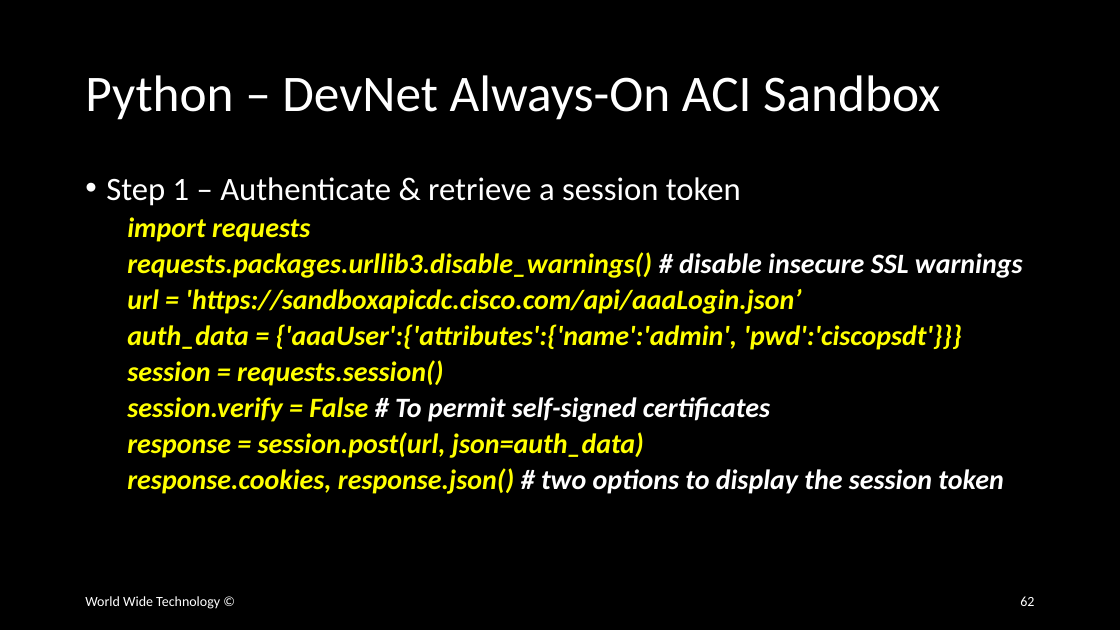
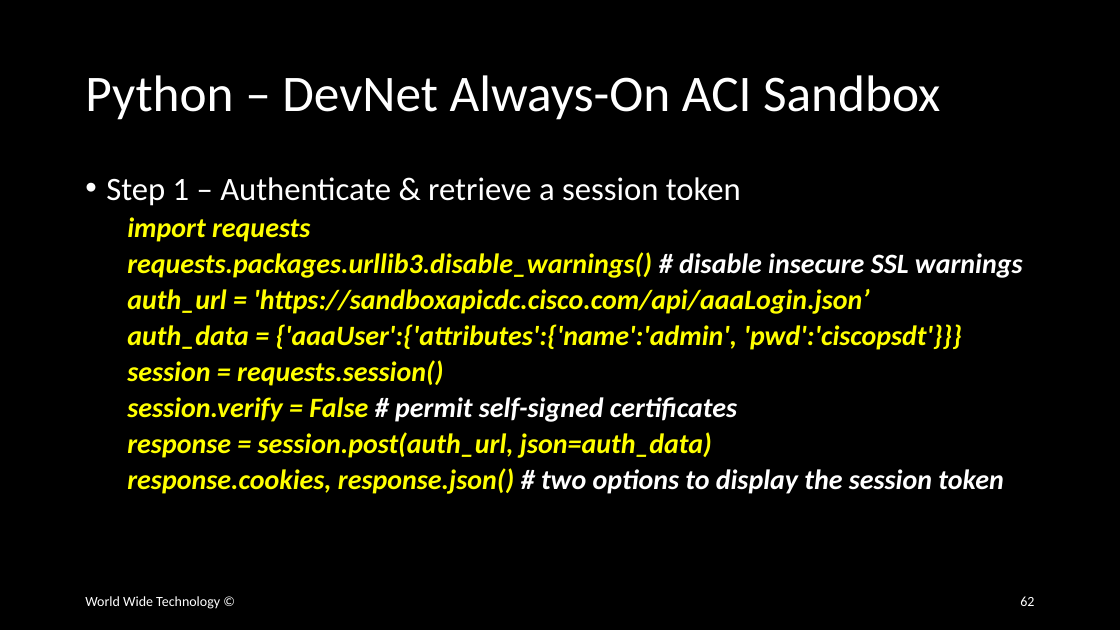
Before and after one commit to wwt/curl-requests-foundations, a slide deck: slide 62 of curl-requests-foundations.pptx. Drawn at 1120x630 pixels with LibreOffice and Linux fonts; fonts in the diff are those of the drawing. Boxes give left, top, right and bottom in pixels: in the first picture for what was removed or moved away, otherwise in the second. Text is boxed around its words. In the diff, an @@ line names an element or a change of style, - is before the commit and + after.

Commit message:
Added Meraki SD-WAN Python commands

```diff
--- a/curl-requests-foundations.pptx
+++ b/curl-requests-foundations.pptx
@@ text at (x1=127, y1=289, x2=869, y2=314): text changed @@
-  url = 'https://sandboxapicdc.cisco.com/api/aaaLogin.json’
+  auth_url = 'https://sandboxapicdc.cisco.com/api/aaaLogin.json’
@@ text at (x1=127, y1=397, x2=737, y2=458): text changed @@
-  session.verify = False # To permit self-signed certificates
-  response = session.post(url, json=auth_data)
+  session.verify = False # permit self-signed certificates
+  response = session.post(auth_url, json=auth_data)
```
Also in this commit, not shown: 8 other slides changed, 1 slide removed.
